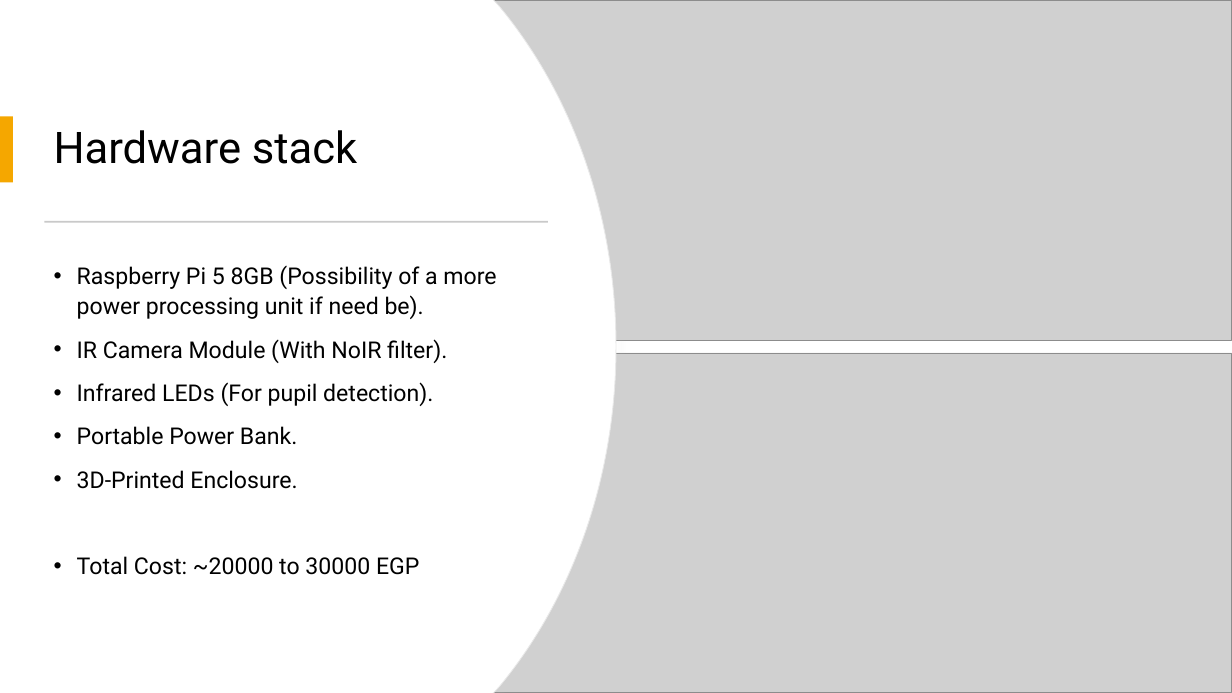
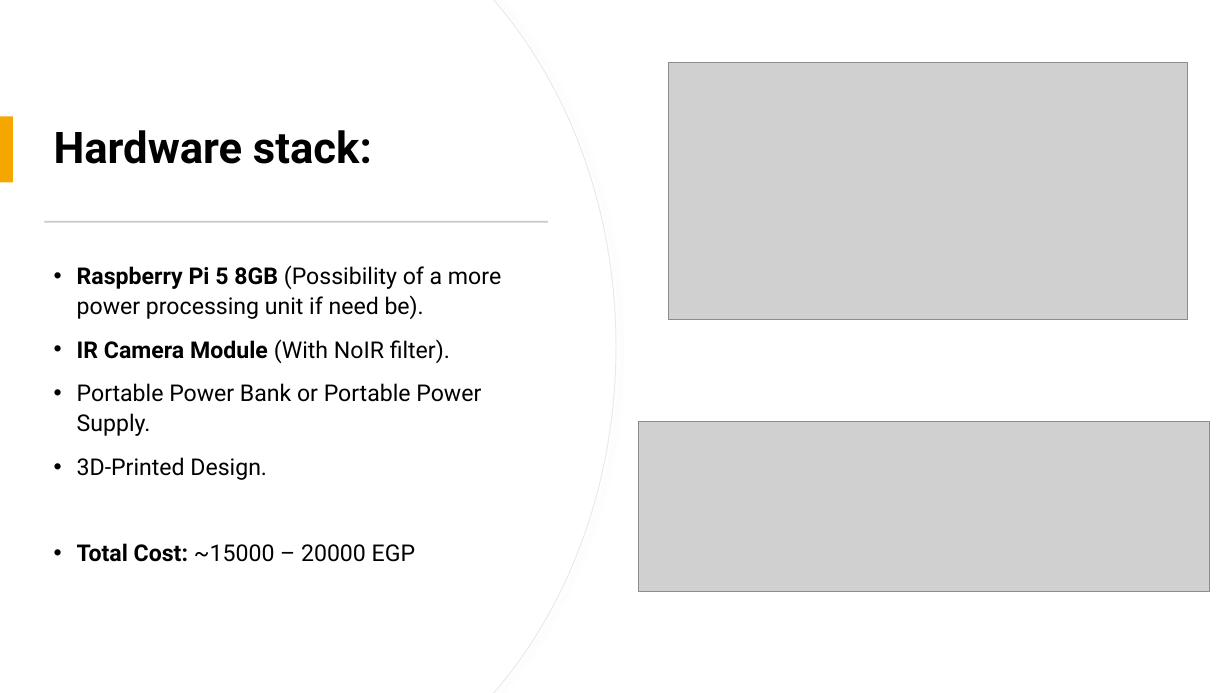
Before and after one commit to BaselMohamed802/EyeTalk, a slide deck: slide 6 of Documentation/Eyetalk Presentation 10-29-2025.pptx (slide 5 before the commit). Drawn at 1232x693 pixels with LibreOffice and Linux fonts; fonts in the diff are those of the drawing; grey boxes stand for pictures. Boxes give left, top, right and bottom in pixels: in the first picture for what was removed or moved away, otherwise in the second. Text is boxed around its words. In the diff, an @@ line names an element or a change of style, - is before the commit and + after.

```diff
--- a/Documentation/Eyetalk Presentation 10-29-2025.pptx
+++ b/Documentation/Eyetalk Presentation 10-29-2025.pptx
@@ freeform shape at (0, 0, 616, 693): outline redrawn @@
@@ picture: place and size @@
-picture at (494, 0, 1232, 340)
+picture at (669, 63, 1189, 320)
@@ title at (54, 130, 372, 164): text changed; bold on @@
-Hardware stack
+Hardware stack:
@@ text at (77, 265, 501, 363): bold on in "Raspberry Pi 5 8GB", "IR Camera Module" @@
@@ picture removed at (494, 353, 1232, 693) @@
@@ text at (77, 383, 481, 562): text changed @@
-• Infrared LEDs (For pupil detection).
-• Portable Power Bank.
-• 3D-Printed Enclosure.
-• Total Cost: ~20000 to 30000 EGP
+• Portable Power Bank or Portable Power Supply.
+• 3D-Printed Design.
+• Total Cost: ~15000 – 20000 EGP
@@ picture added at (639, 421, 1209, 592) @@
```
Also in this commit, not shown: 5 other slides changed, 4 slides added, 4 slides removed.
